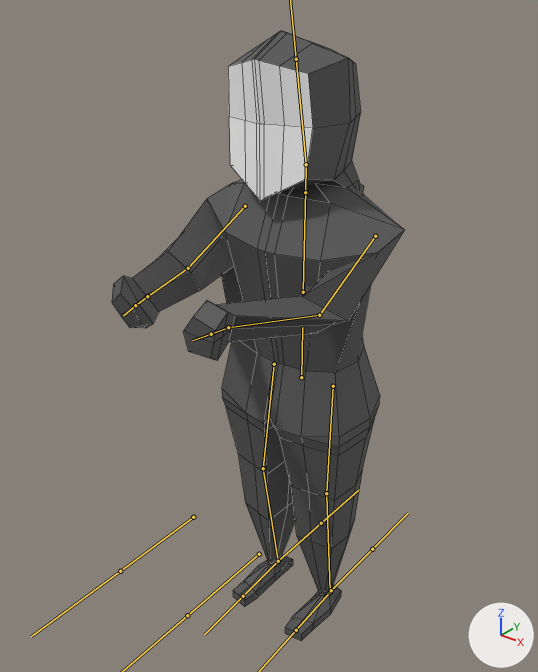
Renders of the FBX model Assets/_Project/Scenes/PlayerModel/LowPolyMan.fbx from each side of a commit.
Before and after are seen from a camera (50 mm lens) standing at (1.211, -1.605, 2.034) and looking at (-0.022, -0.063, 1.078). The axes (+X, +Y, +Z) are drawn at lower right. The lights are the same throughout. Both versions are drawn at frame 1 of the action 'Armature|Idle'; the numbers are the values there. The bones that bend it are drawn over the model as lines. Mesh edges are drawn as thin lines.

Objects in the first picture: 'LowPolyPerson'.
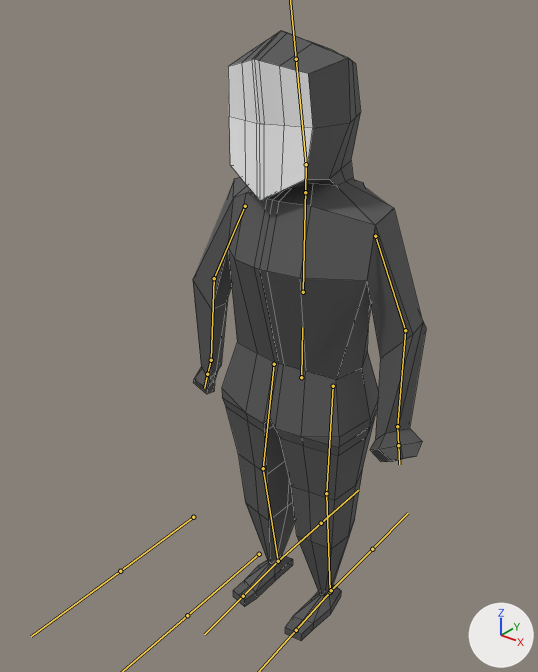
Location of each change, (x1, y1, x2, y2) in pixels of the pictures (538 x 672 px):
'LowPolyPerson', posed (20% narrower): before (112, 30, 404, 641); after (193, 30, 426, 641)
bone 'ArmUpper.l', root to tip: before (375, 236) to (319, 315); after (375, 236) to (405, 330)
bone 'ArmLower.l', root to tip: before (319, 315) to (228, 327); after (405, 330) to (397, 426)
bone 'ArmUpper.r', root to tip: before (245, 206) to (188, 268); after (245, 206) to (214, 278)
bone 'ArmLower.r', root to tip: before (188, 268) to (147, 296); after (214, 278) to (211, 360)

The edits, one by one:
Bone 'ArmUpper.l' (bone_armupper_l) turns from (71, -27, -102) to (-2, -22, -19) degrees about its own x, y and z.
Bone 'ArmLower.l' (bone_armlower_l) turns from (1, 50, -48) to (-3, 52, -29) degrees about its own x, y and z.
Bone 'ArmUpper.r' (bone_armupper_r) turns from (68, 14, 71) to (9, -17, 15) degrees about its own x, y and z.
Bone 'ArmLower.r' (bone_armlower_r) turns from (6, 2, 45) to (0, 1, 27) degrees about its own x, y and z.
